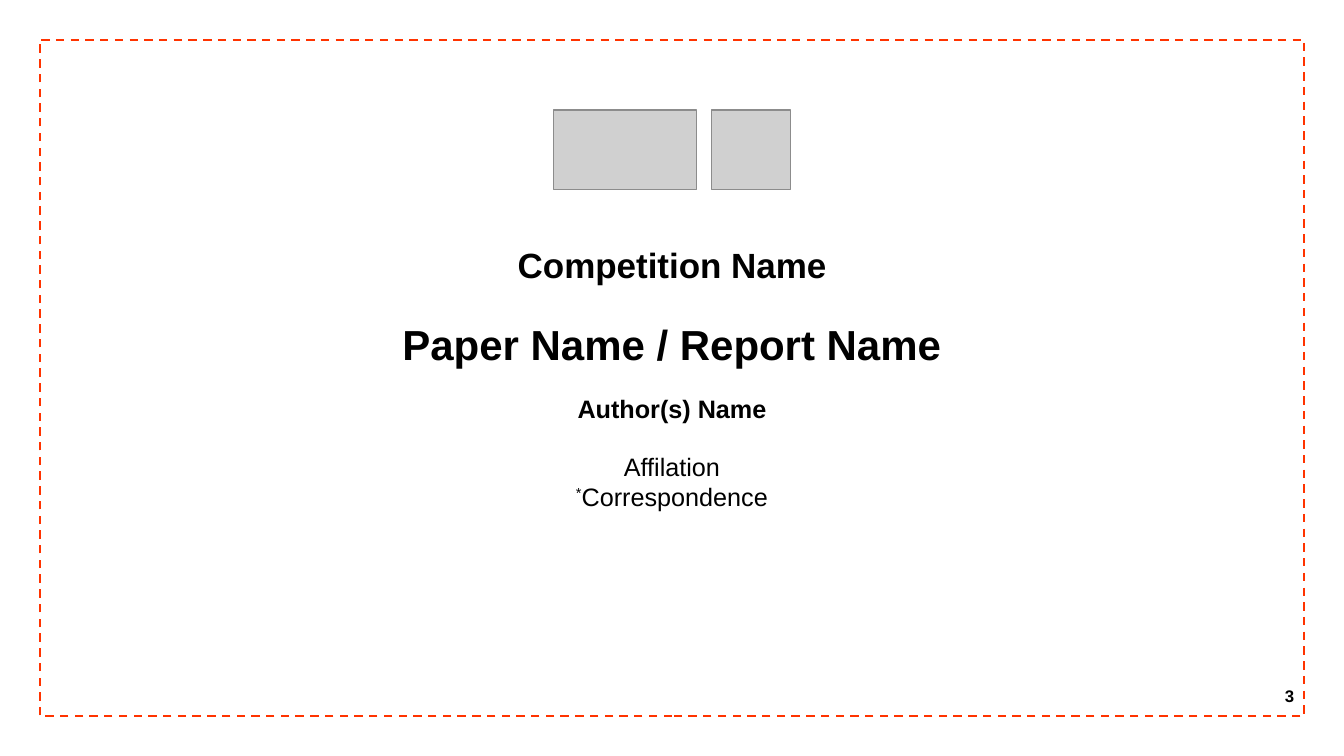
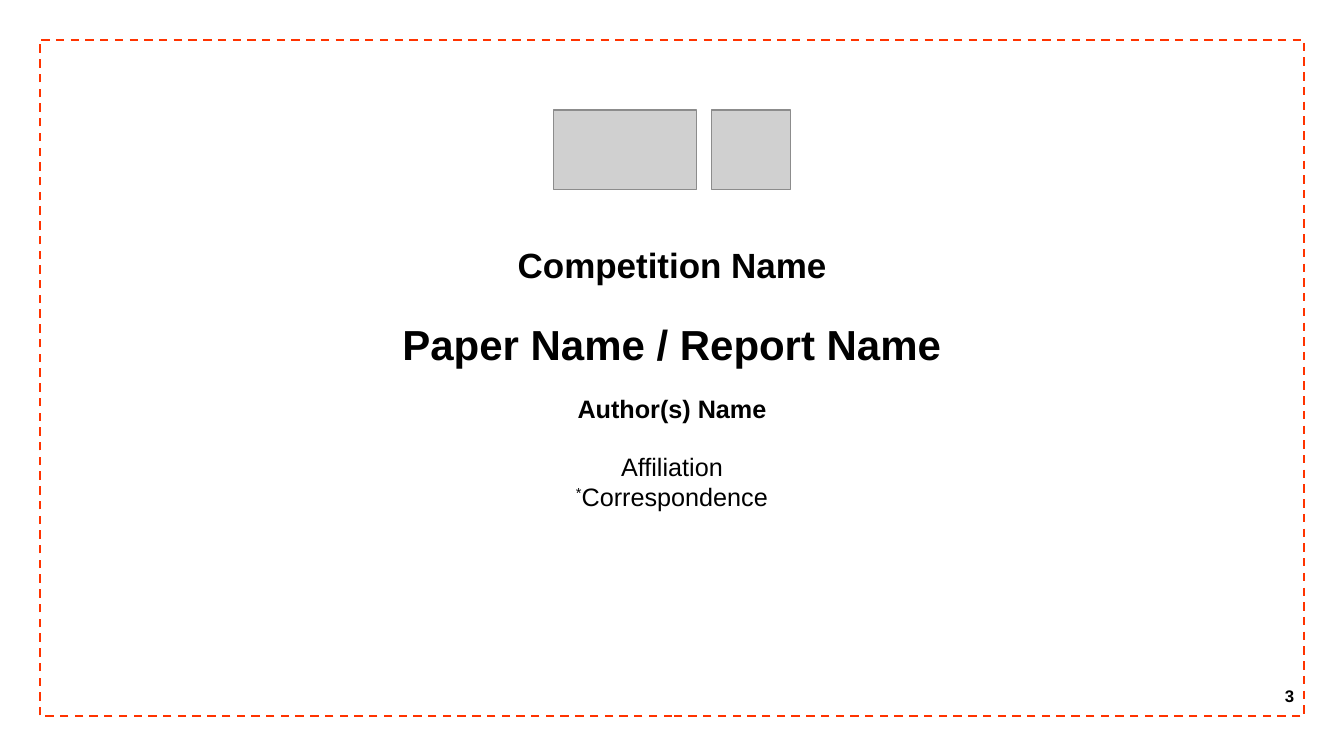
Before and after one commit to VictorNguyenLPN/tdtu-cs-toolkit, a slide deck: slide 3 of presentation/presentation.pptx. Drawn at 1344x756 pixels with LibreOffice and Linux fonts; fonts in the diff are those of the drawing; grey boxes stand for pictures. Boxes give left, top, right and bottom in pixels: in the first picture for what was removed or moved away, otherwise in the second. Text is boxed around its words. In the diff, an @@ line names an element or a change of style, - is before the commit and + after.

```diff
--- a/presentation/presentation.pptx
+++ b/presentation/presentation.pptx
@@ text at (x1=621, y1=457, x2=723, y2=477): text changed @@
-Affilation
+Affiliation
```
Also in this commit, not shown: 3 other slides changed, 2 other files.
